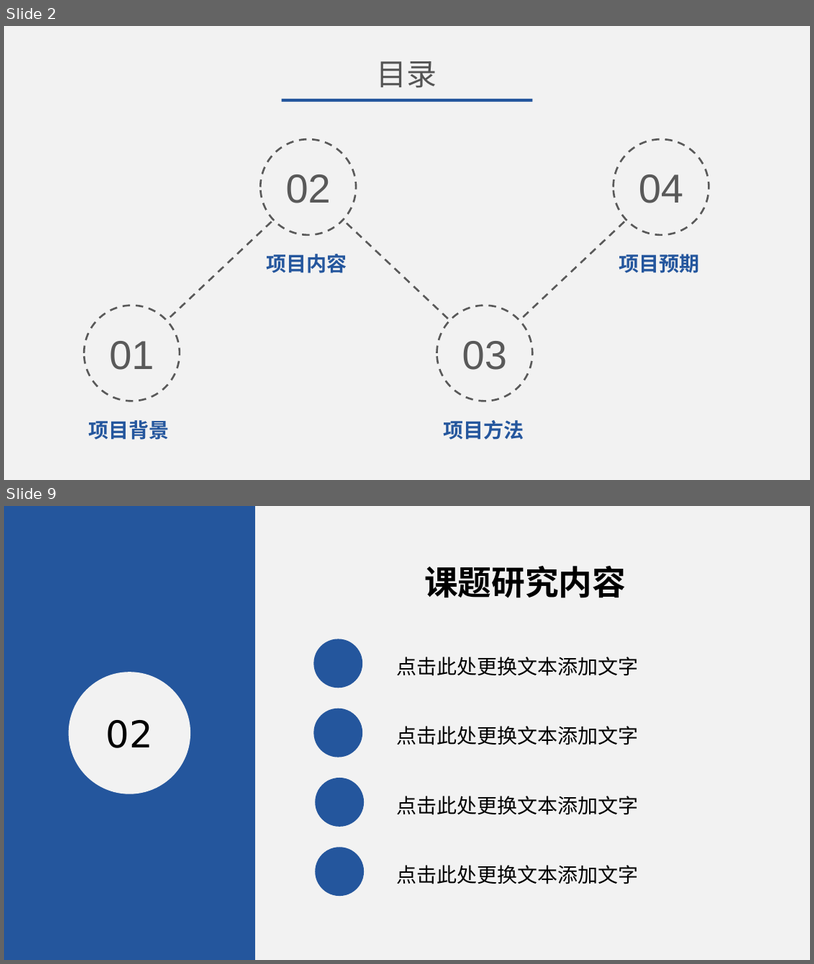
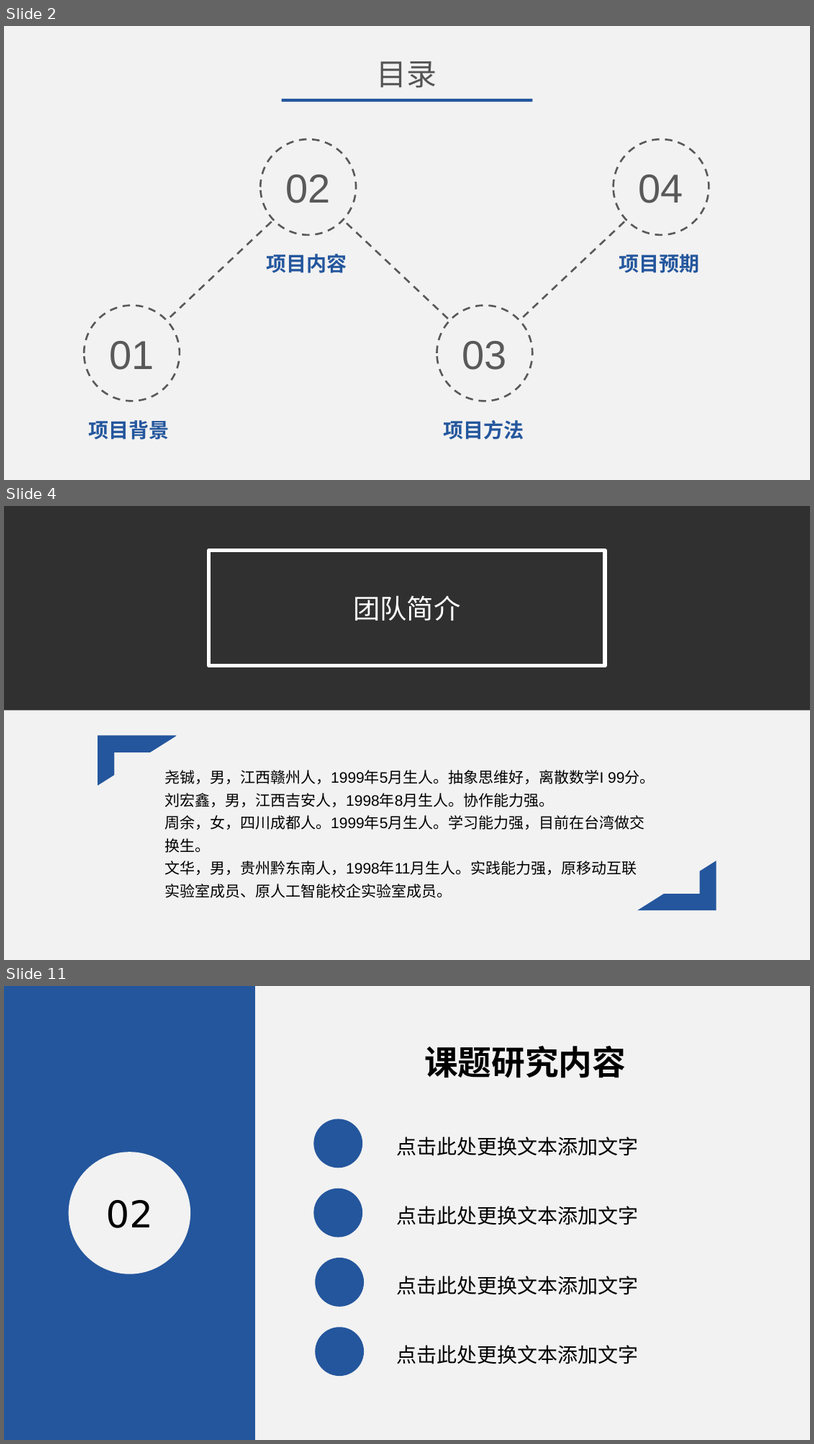
Before and after one commit to 25th-engineer/DaChuangFiles, a slide deck: 大创申报答辩.pptx. Shown one above the other, each under a label of ours: slides 2 and 9 before the commit, slides 2, 4 and 11 after it; the slides between them are not shown. The pictures are 814x964 and 814x1444 pixels, drawn with LibreOffice and Linux fonts; fonts in the diff are those of the drawing; grey boxes stand for pictures. Boxes give left, top, right and bottom in pixels: in the first picture for what was removed or moved away, otherwise in the second. Text is boxed around its words. In the diff, an @@ line names an element or a change of style, - is before the commit and + after.

```diff
--- a/大创申报答辩.pptx
+++ b/大创申报答辩.pptx
@@ slide 4 added at bbox=[4, 506, 810, 960], background #F2F2F2 @@
@@ picture added at bbox=[4, 506, 810, 710] @@
@@ rectangle added at bbox=[4, 506, 810, 710], fill #000000 at 77% opacity @@
@@ rectangle added at bbox=[209, 550, 605, 666], outline #FFFFFF 4.51 pt, 32 pt, text #FFFFFF @@
+团队简介
@@ half frame added at bbox=[98, 736, 176, 785], fill #24569D @@
@@ half frame added at bbox=[98, 735, 176, 785], fill #24569D @@
@@ text added at bbox=[165, 770, 655, 898], 18 pt, text #000000 @@
+尧铖，男，江西赣州人，1999年5月生人。抽象思维好，离散数学I 99分。
+刘宏鑫，男，江西吉安人，1998年8月生人。协作能力强。
+周余，女，四川成都人。1999年5月生人。学习能力强，目前在台湾做交换生。
+文华，男，贵州黔东南人，1998年11月生人。实践能力强，原移动互联实验室成员、原人工智能校企实验室成员。
@@ half frame added at bbox=[638, 860, 717, 910], fill #24569D @@
@@ what was slide 9 is now slide 11 @@
```
Also in this commit, not shown: 2 slides changed, 5 other slides added, 5 slides removed.
